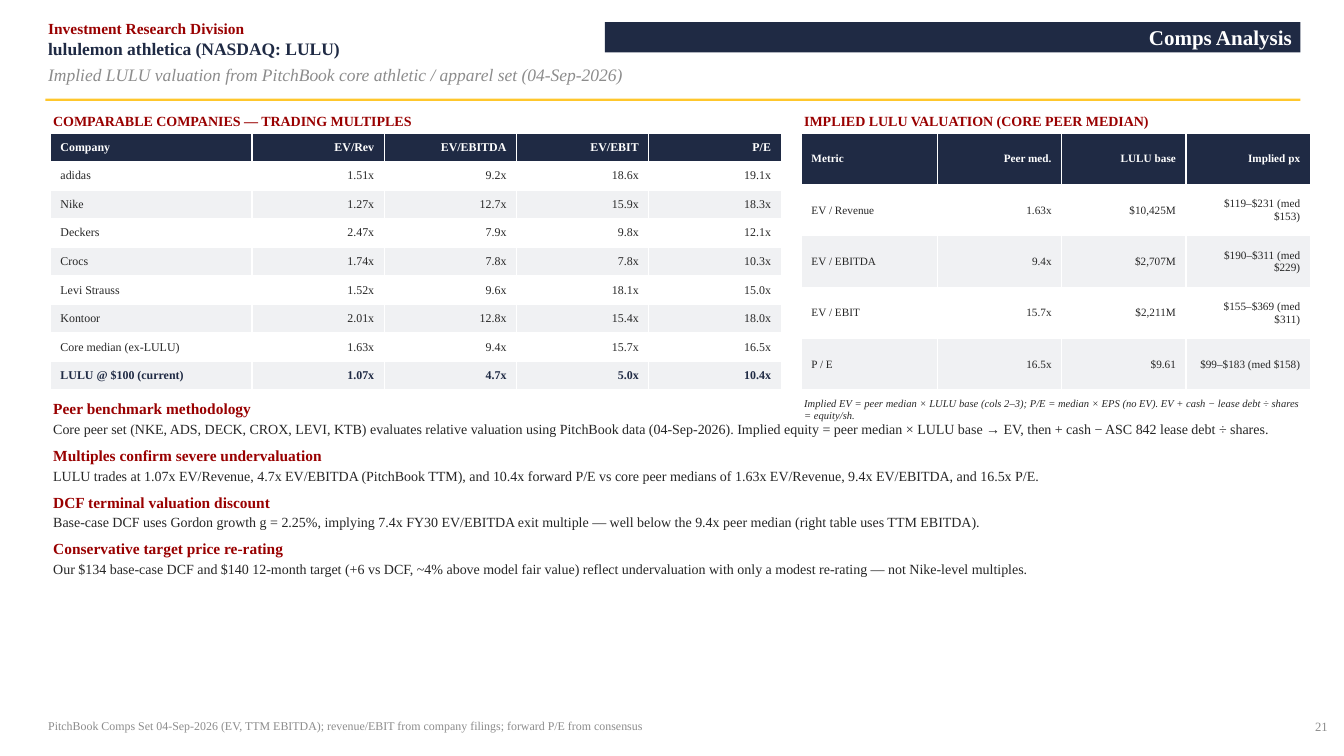
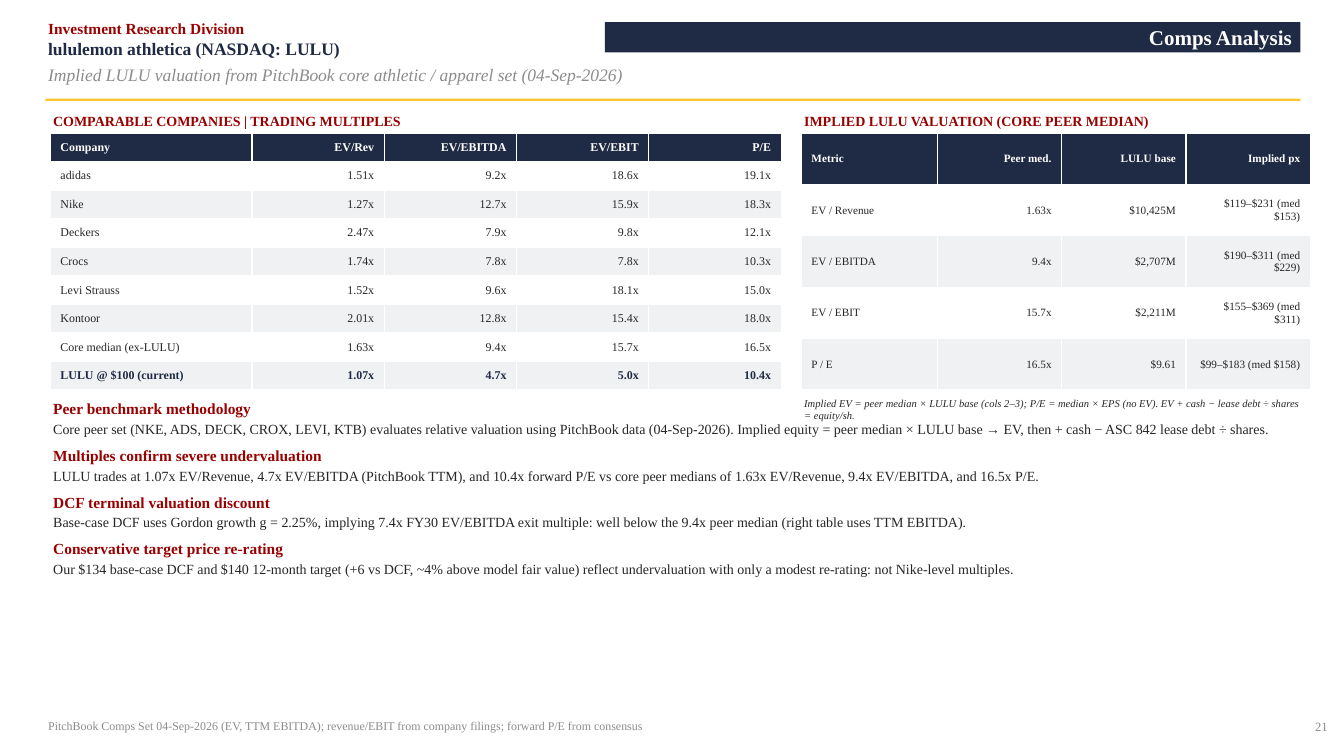
Before and after one commit to vengeanceaiUSC/RM, a slide deck: slide 22 of LULU/LULU_Investment_Pitch_Deck.pptx. Drawn at 1344x756 pixels with LibreOffice and Linux fonts; fonts in the diff are those of the drawing. Boxes give left, top, right and bottom in pixels: in the first picture for what was removed or moved away, otherwise in the second. Text is boxed around its words. In the diff, an @@ line names an element or a change of style, - is before the commit and + after.

```diff
--- a/LULU/LULU_Investment_Pitch_Deck.pptx
+++ b/LULU/LULU_Investment_Pitch_Deck.pptx
@@ text at (53,116,401,126): text changed @@
-COMPARABLE COMPANIES — TRADING MULTIPLES
+COMPARABLE COMPANIES | TRADING MULTIPLES
@@ text at (53,517,966,530): text changed @@
-Base-case DCF uses Gordon growth g = 2.25%, implying 7.4x FY30 EV/EBITDA exit multiple — well below the 9.4x peer median (right table uses TTM EBITDA).
+Base-case DCF uses Gordon growth g = 2.25%, implying 7.4x FY30 EV/EBITDA exit multiple: well below the 9.4x peer median (right table uses TTM EBITDA).
@@ text at (53,564,1013,577): text changed @@
-Our $134 base-case DCF and $140 12-month target (+6 vs DCF, ~4% above model fair value) reflect undervaluation with only a modest re-rating — not Nike-level multiples.
+Our $134 base-case DCF and $140 12-month target (+6 vs DCF, ~4% above model fair value) reflect undervaluation with only a modest re-rating: not Nike-level multiples.
```
Also in this commit, not shown: 21 other slides changed, 4 other files.
